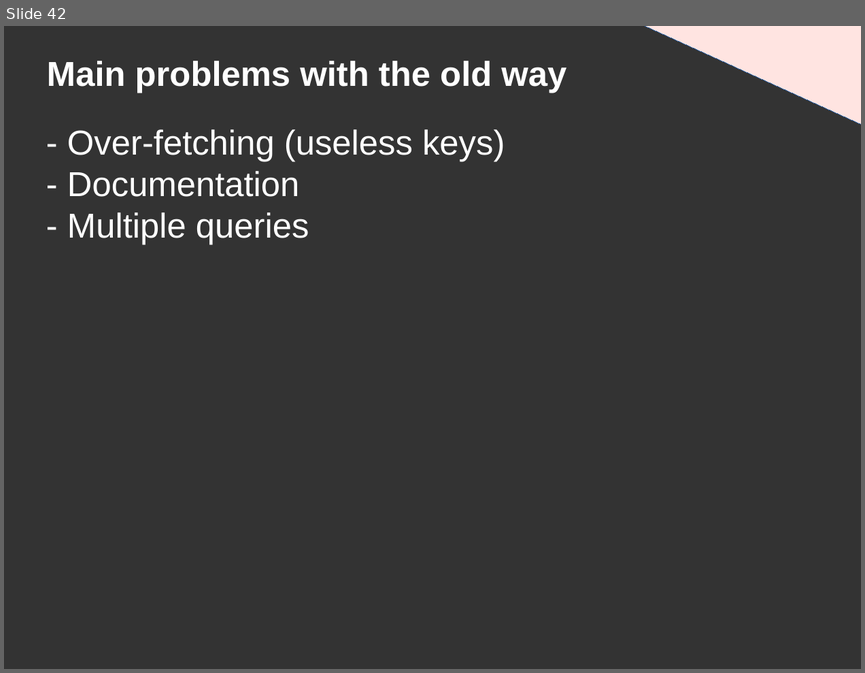
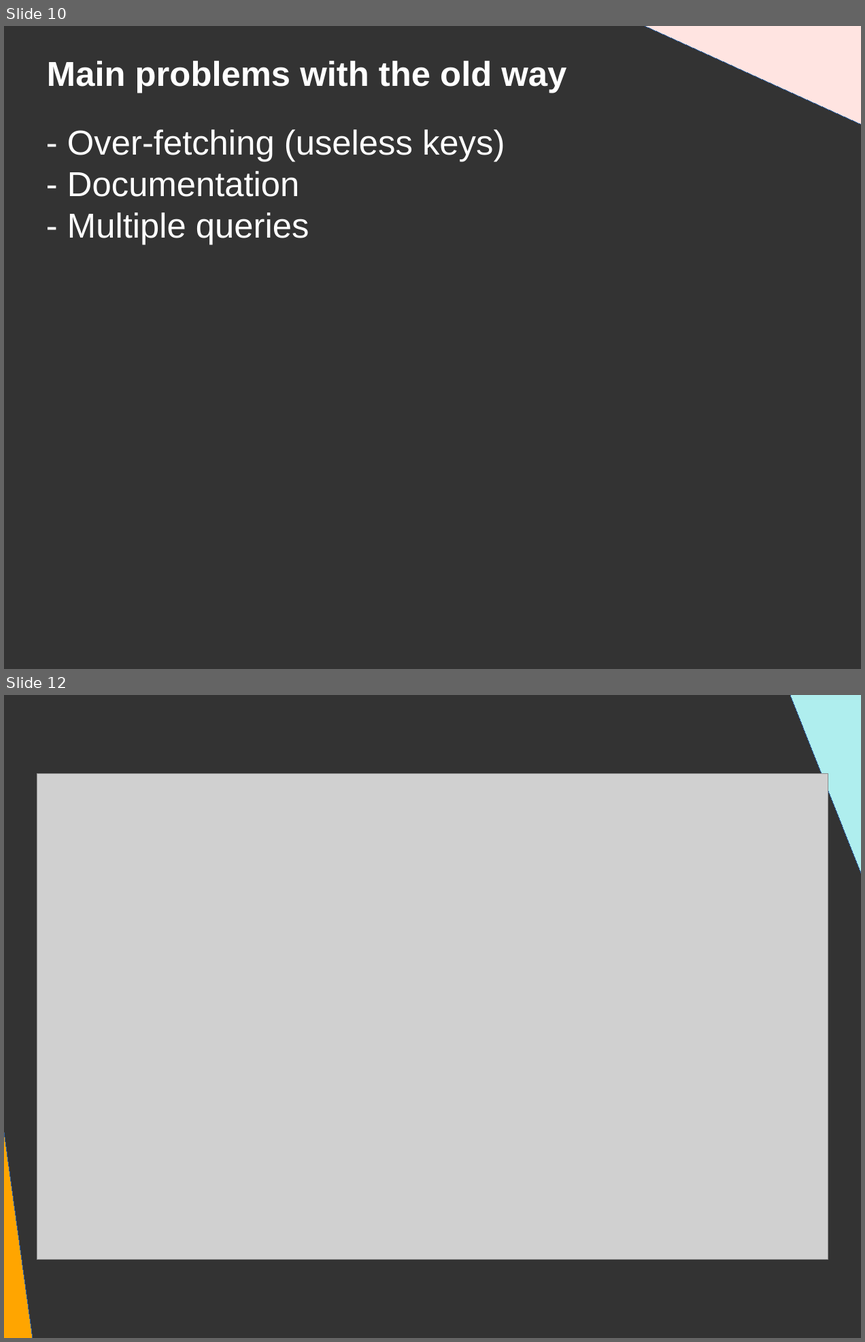
Before and after one commit to DanYellow/presentations, a slide deck: graphql/presentation.odp. Shown one above the other, each under a label of ours: slide 42 before the commit, slides 10 and 12 after it; the slides between them are not shown. The pictures are 865x673 and 865x1342 pixels, drawn with LibreOffice and Linux fonts; fonts in the diff are those of the drawing; grey boxes stand for pictures. Boxes give left, top, right and bottom in pixels: in the first picture for what was removed or moved away, otherwise in the second. Text is boxed around its words. In the diff, an @@ line names an element or a change of style, - is before the commit and + after.

```diff
--- a/graphql/presentation.odp
+++ b/graphql/presentation.odp
@@ slide 12 added at <box>4,695,861,1338</box>, background #333333 @@
@@ right triangle added at <box>781,695,861,1005</box>, fill #AFEEEE, outline #3465A4 0 pt @@
@@ right triangle added at <box>813,695,861,1005</box>, fill #FFDAB9, outline #3465A4 0 pt @@
@@ picture added at <box>37,773,828,1259</box> @@
@@ right triangle added at <box>4,794,35,1338</box>, fill #FFA500, outline #3465A4 0 pt @@
@@ what was slide 42 is now slide 10 @@
```
Also in this commit, not shown: 9 slides changed, 3 other slides added, 1 slide removed, 5 other files.
